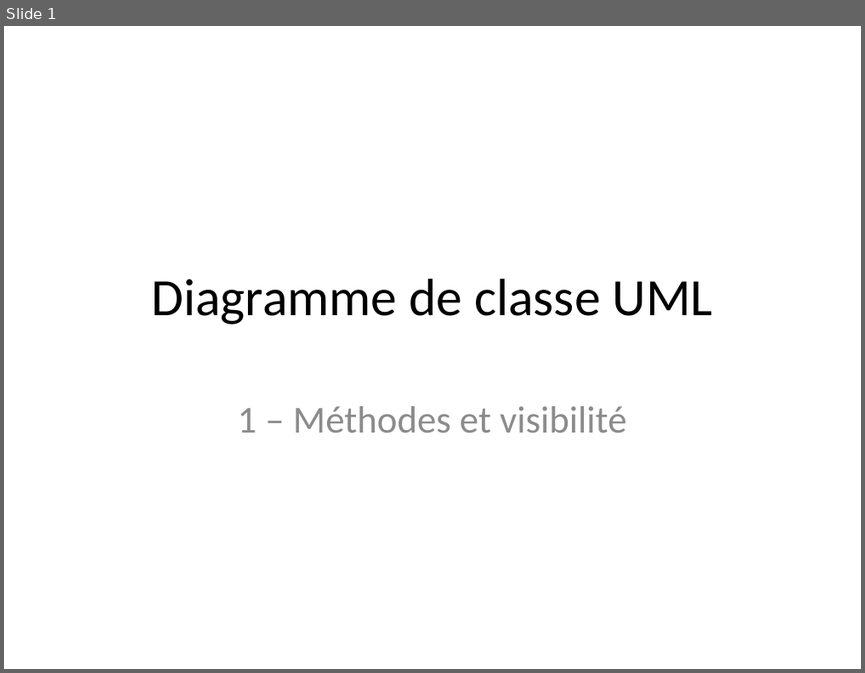
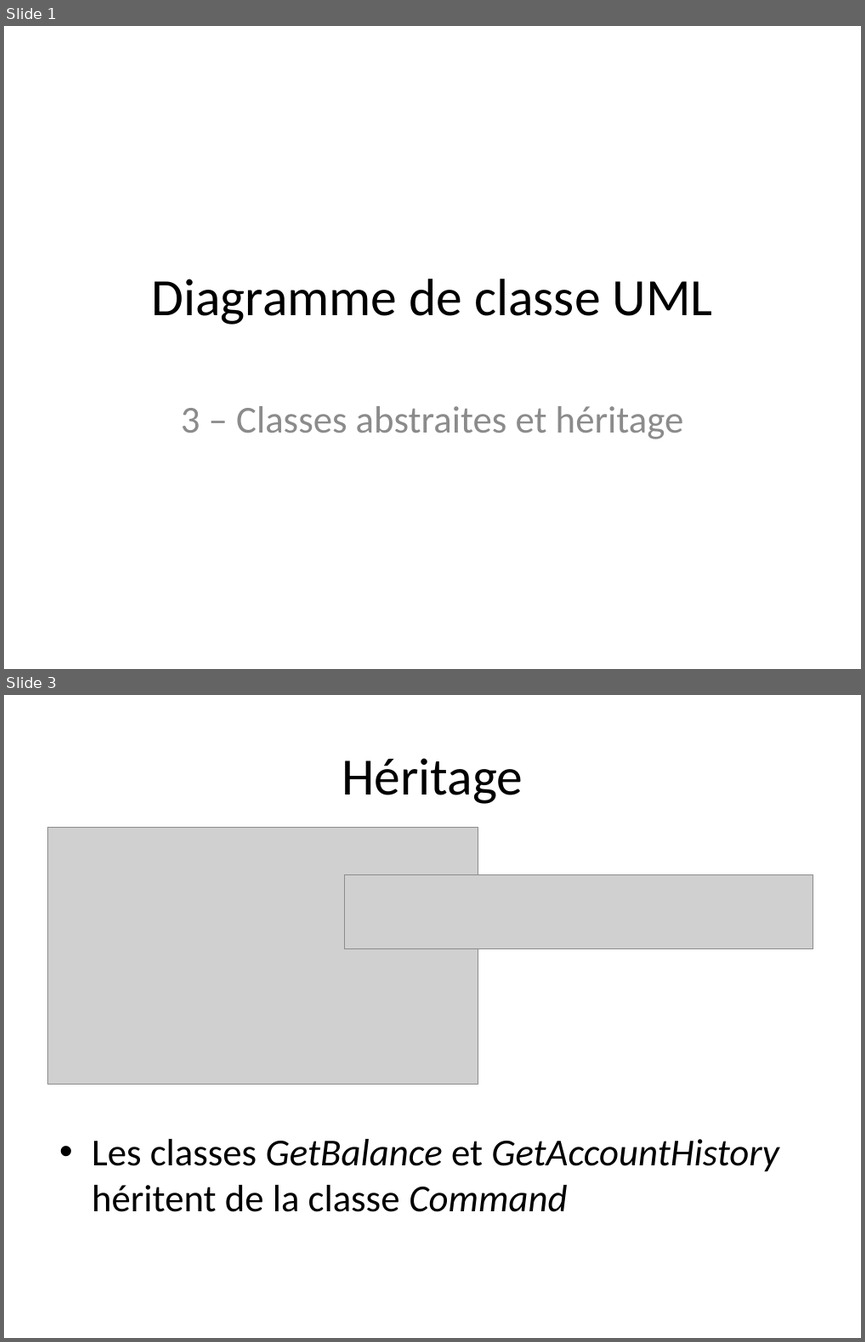
Before and after one commit to profesig/exosOO, a slide deck: Diagramme de classe/L3 - Classes abstraites et héritage/L3 - Classes abstraites et héritage.pptx. Shown one above the other, each under a label of ours: slide 1 before the commit, slides 1 and 3 after it; the slides between them are not shown. The pictures are 865x673 and 865x1342 pixels, drawn with LibreOffice and Linux fonts; fonts in the diff are those of the drawing; grey boxes stand for pictures. Boxes give left, top, right and bottom in pixels: in the first picture for what was removed or moved away, otherwise in the second. Text is boxed around its words. In the diff, an @@ line names an element or a change of style, - is before the commit and + after.

Commit message:
L3 - Classes abstraites et héritage

```diff
--- a/Diagramme de classe/L3 - Classes abstraites et héritage/L3 - Classes abstraites et héritage.pptx
+++ b/Diagramme de classe/L3 - Classes abstraites et héritage/L3 - Classes abstraites et héritage.pptx
@@ slide 3 added at <box>4,695,861,1338</box>, background #FFFFFF @@
@@ title added at <box>341,758,522,804</box>, 44 pt, text #000000 @@
+Héritage
@@ picture added at <box>47,828,477,1084</box> @@
@@ picture added at <box>345,875,814,949</box> @@
@@ text added at <box>92,1139,779,1212</box>, 32 pt, text #000000, italic @@
+• Les classes GetBalance et GetAccountHistory héritent de la classe Command
@@ slide 1 changed as well @@
@@ subtitle at <box>181,406,684,439</box>: text changed @@
-1 – Méthodes et visibilité
+3 – Classes abstraites et héritage
```
Also in this commit, not shown: 1 other slide changed, 1 other slide added, 3 slides removed, 5 other files.
